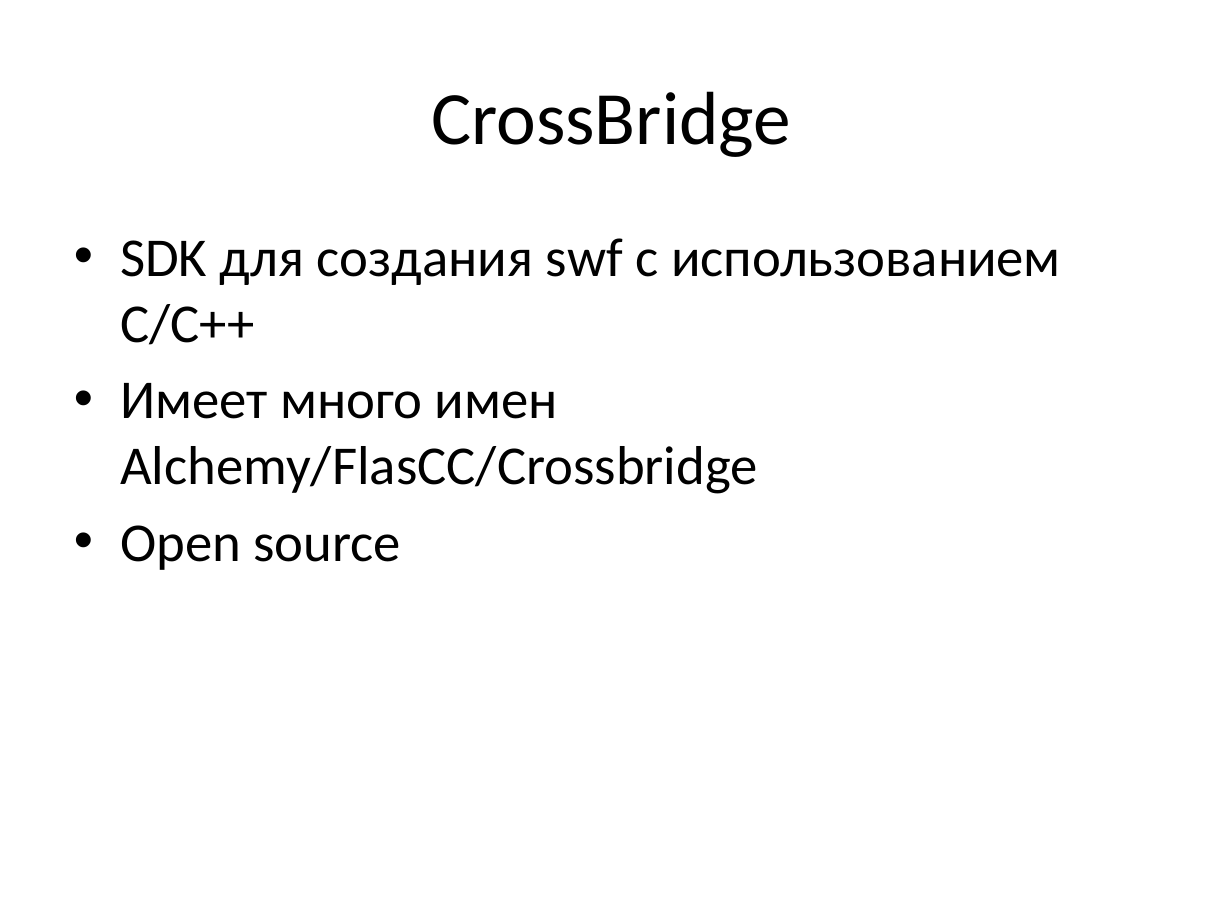
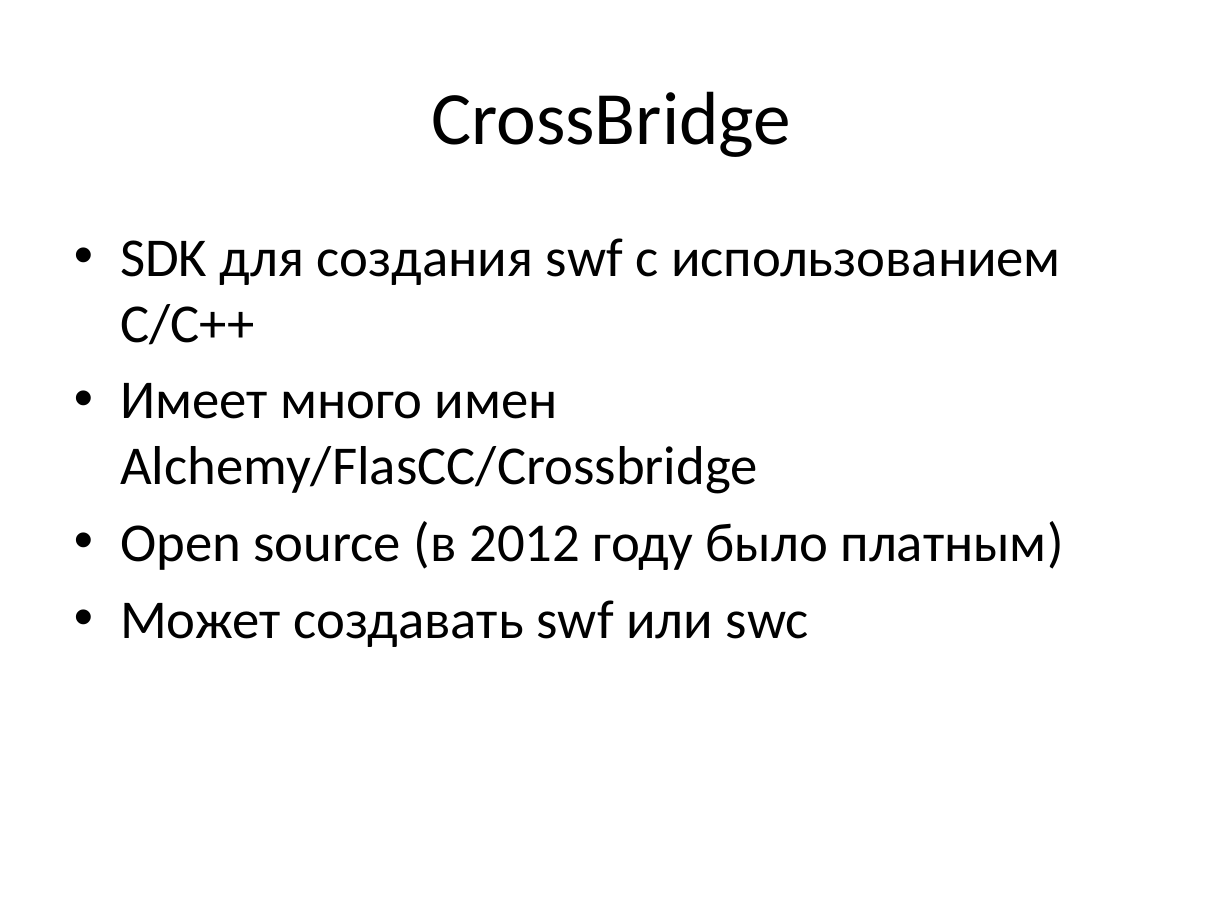
Before and after one commit to schadov/241m-lectures, a slide deck: slide 20 of haxe.pptx (slide 16 before the commit). Drawn at 1232x924 pixels with LibreOffice and Linux fonts; fonts in the diff are those of the drawing. Boxes give left, top, right and bottom in pixels: in the first picture for what was removed or moved away, otherwise in the second. Text is boxed around its words. In the diff, an @@ line names an element or a change of style, - is before the commit and + after.

```diff
--- a/haxe.pptx
+++ b/haxe.pptx
@@ text at (x1=120, y1=521, x2=1065, y2=647): text changed @@
-• Open source
+• Open source (в 2012 году было платным)
+• Может создавать swf или swc
```
Also in this commit, not shown: 11 slides added.
